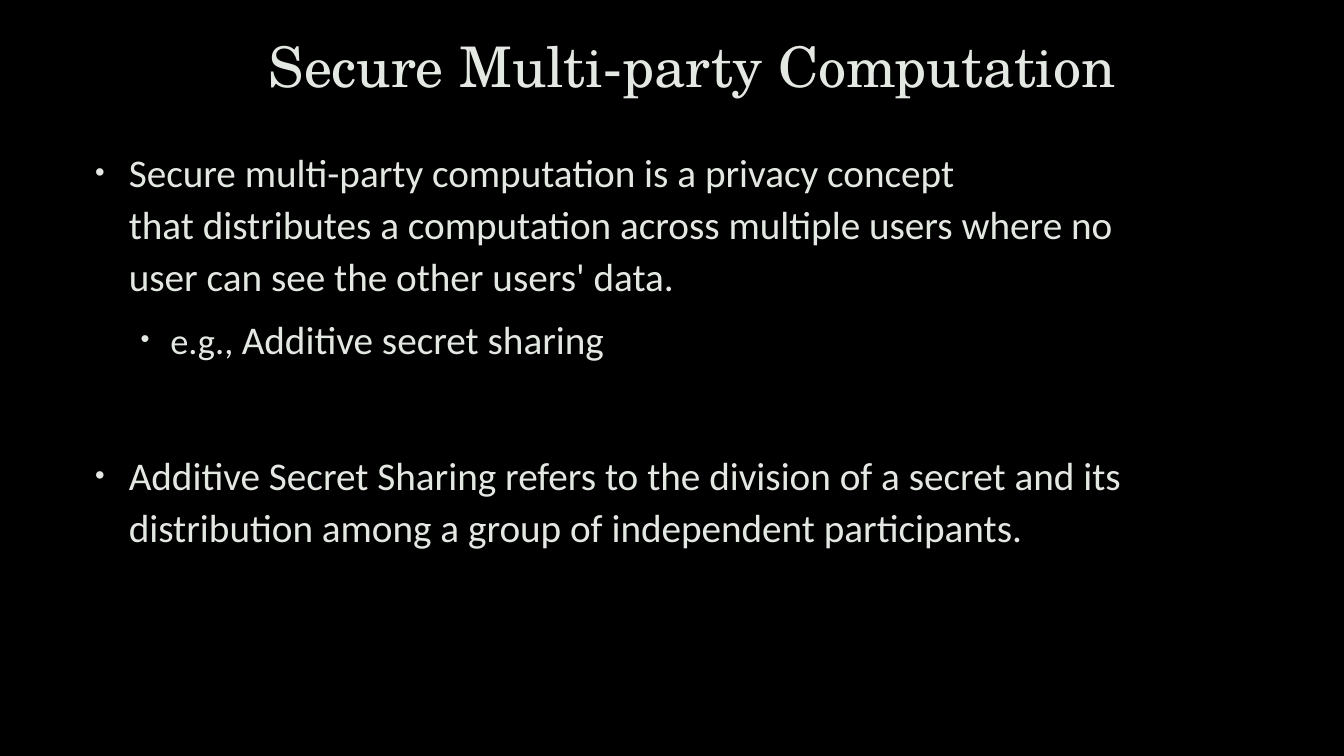
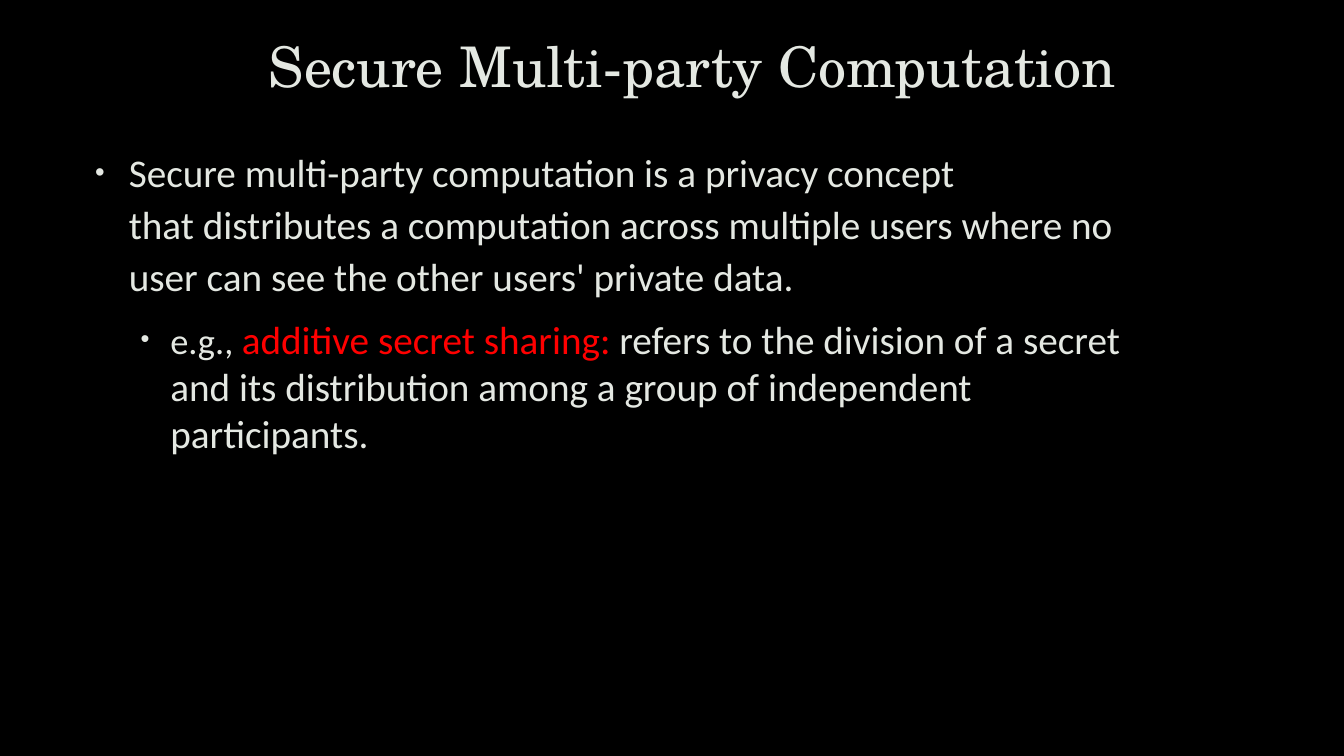
Before and after one commit to uwacyber/cits1003, a slide deck: slide 15 of cits1003-lecture_slides/CITS1003-A Cyber Law and CI_CPS-exercises.pptx (slide 14 before the commit). Drawn at 1344x756 pixels with LibreOffice and Linux fonts; fonts in the diff are those of the drawing; background and template pictures are left out. Boxes give left, top, right and bottom in pixels: in the first picture for what was removed or moved away, otherwise in the second. Text is boxed around its words. In the diff, an @@ line names an element or a change of style, - is before the commit and + after.

```diff
--- a/cits1003-lecture_slides/CITS1003-A Cyber Law and CI_CPS-exercises.pptx
+++ b/cits1003-lecture_slides/CITS1003-A Cyber Law and CI_CPS-exercises.pptx
@@ text at <box>129,159,1120,455</box>: text changed @@
-• Secure multi-party computation is a privacy concept that distributes a computation across multiple users where no user can see the other users' data.
-  • e.g., Additive secret sharing
-• Additive Secret Sharing refers to the division of a secret and its distribution among a group of independent participants.
+• Secure multi-party computation is a privacy concept that distributes a computation across multiple users where no user can see the other users' private data.
+  • e.g., additive secret sharing: refers to the division of a secret and its distribution among a group of independent participants.
```
Also in this commit, not shown: 33 other slides changed, 13 slides added, 19 slides removed.
